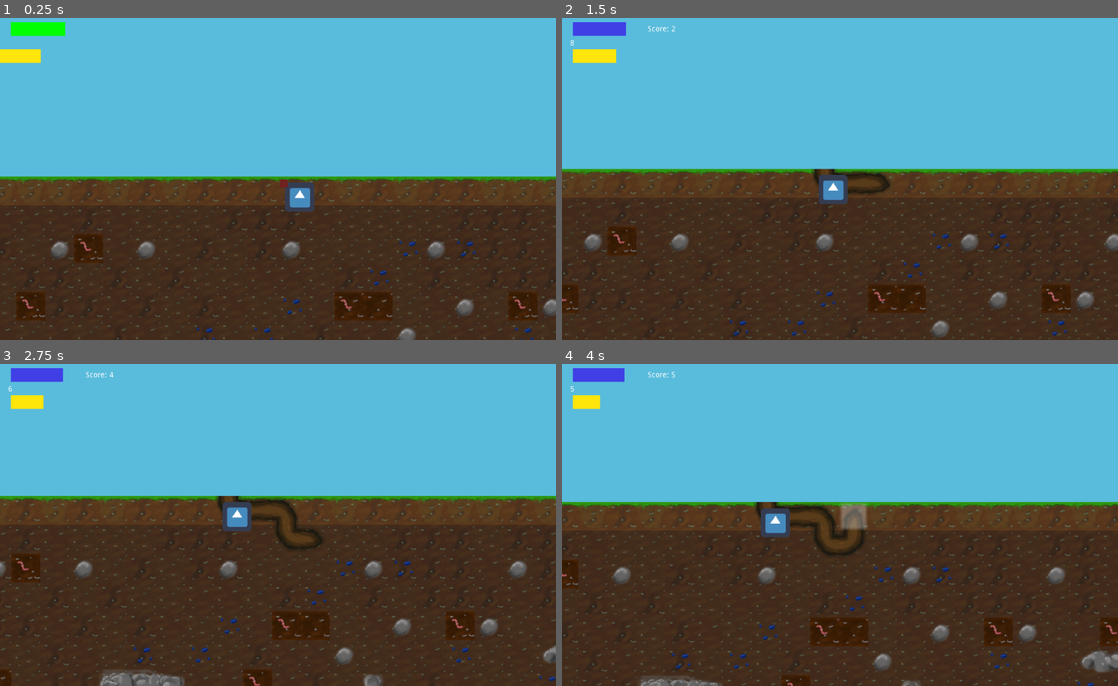
Above: before the commit, frames 1-4 (two rows, left to right).
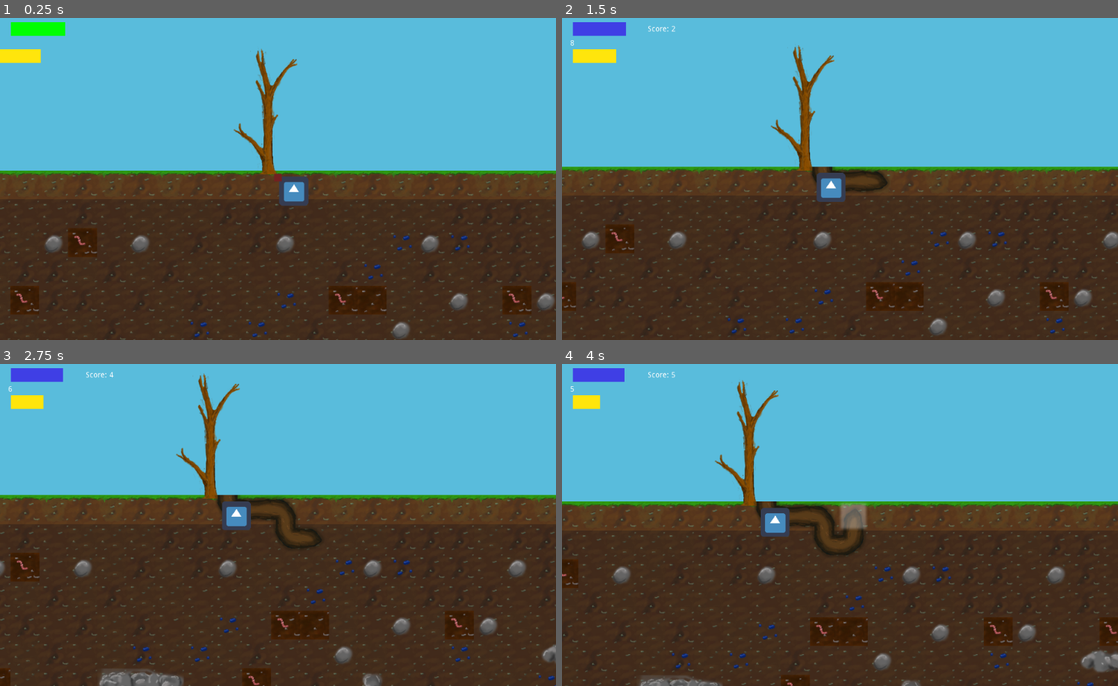
Above: after the commit, the same moments.

Repository: Sushperson/Tree-Simulator-2023
Game: Godot game, scene res://Scenes/World.tscn
The game is run twice, just before and just after one commit, with the same random seed, the same clock (stepped at 60 frames per second) and the same inputs. The engine's default icon, where the game draws it, is replaced by a stand-in: a white triangle on a blue panel in a dark square.
Inputs:
- Up to frame 1 (0.25 s): no input
- Up to frame 2 (1.5 s): tap Enter (ui_accept) at 0.5, 0.6, 0.77, 1.07, 1.35 s; hold D (right) 0.53-1.28 s; hold S (down) from 1.28 s (still down)
- Up to frame 3 (2.75 s): tap Enter (ui_accept) at 1.52, 1.82, 2.1 s; release S (down) at 2.03 s; hold D (right) from 2.03 s (still down)
- Up to frame 4 (4 s): release D (right) at 2.78 s; hold W (up) 2.78-3.53 s; tap Enter (ui_accept) at 2.85, 3.02, 3.32, 3.6, 3.77 s; hold A (left) from 3.53 s (still down)

The runs differ from the first frame. In frame 1, 8.9% of the frame differs, in the area x 0-100%, y 9-100%; in frame 2, 6.7%; in frame 3, 4.3%; in frame 4, 1.5%.

Commit message:
skilltree  v3  auswahl möglich

Diff:
--- a/Tree_sim/Scenes/World.tscn
+++ b/Tree_sim/Scenes/World.tscn
@@ -33,6 +33,7 @@
 [ext_resource path="res://Scripts/RO_Grid.gd" type="Script" id=31]
 [ext_resource path="res://assets/tilemap_sprit/wasser_kacheln2.png" type="Texture" id=32]
 [ext_resource path="res://assets/tilemap_sprit/nerstoffe_kacheln.png" type="Texture" id=33]
+[ext_resource path="res://Scenes/skilltree.tscn" type="PackedScene" id=34]
 
 [sub_resource type="TileSet" id=1]
 0/name = "grade_h.png 0"
@@ -474,6 +475,7 @@
 remote_path = NodePath("../../Camera2D")
 
 [node name="Camera2D" type="Camera2D" parent="."]
+position = Vector2( 16, 16 )
 current = true
 zoom = Vector2( 1.2, 1.2 )
 smoothing_enabled = true
@@ -546,3 +548,5 @@
 [node name="RemoteTransform2D_skilltree" type="RemoteTransform2D" parent="cam_skilltree"]
 remote_path = NodePath("../../Camera2D")
 use_global_coordinates = false
+
+[node name="tree" parent="." instance=ExtResource( 34 )]
--- /dev/null
+++ b/Tree_sim/Scenes/skill_point.tscn
@@ -0,0 +1,27 @@
+[gd_scene load_steps=5 format=2]
+
+[ext_resource path="res://Scripts/skill_point.gd" type="Script" id=1]
+[ext_resource path="res://assets/kreis.png" type="Texture" id=2]
+[ext_resource path="res://assets/kreis_full.png" type="Texture" id=3]
+[ext_resource path="res://assets/kreis_gruen.png" type="Texture" id=4]
+
+[node name="skill_point" type="Node2D"]
+script = ExtResource( 1 )
+
+[node name="Kreis" type="Sprite" parent="."]
+position = Vector2( -1.40001, -2.40001 )
+scale = Vector2( 0.1, 0.1 )
+texture = ExtResource( 2 )
+
+[node name="KreisGruen" type="Sprite" parent="."]
+visible = false
+position = Vector2( -1.4, -2.4 )
+scale = Vector2( 0.1, 0.1 )
+texture = ExtResource( 4 )
+
+[node name="KreisFull" type="Sprite" parent="."]
+visible = false
+position = Vector2( -1.40001, -2.40001 )
+scale = Vector2( 0.1, 0.1 )
+z_index = -3
+texture = ExtResource( 3 )
--- a/Tree_sim/Scenes/skilltree.gd
+++ /dev/null
@@ -1,38 +0,0 @@
-extends Node
-
-
-# Declare member variables here. Examples:
-# var a = 2
-# var b = "text"
-var poskorektur: Vector2 = Vector2(-120,-590)
-var scale_tree = 2
-
-
-var tree_sprite:Array = [["1_stamm","Stamm",4],["2_astLinks","Links",5],["3_oben","Oben",6],["4_ast_rechts","ObenLinks",4]]
-var tree_branches:Array = [[100,101,102,103,104,105],[200,201,202,203,204,205,206,207],[300,301,302,303,304,305,306]]
-# Called when the node enters the scene tree for the first time.
-func get_tree_sprit(var branches:int):
-
-	var index = [-1,-1]
-
-
-func _ready():
-	for n in tree_branches:
-		for nn in n:
-			print(nn,get_tree_sprit(nn))
-
-
-
-
-func set_branches(var branches):
-
-
-	pass
-
-
-func _process(delta):
-	pass
-#	pass
-# Called every frame. 'delta' is the elapsed time since the previous frame.
-#func _process(delta):
-#	pass
--- a/Tree_sim/Scenes/skilltree.tscn
+++ b/Tree_sim/Scenes/skilltree.tscn
@@ -21,9 +21,10 @@
 [ext_resource path="res://assets/baum/skillTree/oben_links2.png" type="Texture" id=19]
 [ext_resource path="res://assets/baum/skillTree/oben_links3.png" type="Texture" id=20]
 [ext_resource path="res://assets/baum/skillTree/stamm5.png" type="Texture" id=21]
-[ext_resource path="res://Scenes/skilltree.gd" type="Script" id=22]
+[ext_resource path="res://Scripts/skilltree.gd" type="Script" id=22]
 [ext_resource path="res://assets/baum/skillTree/links5.png" type="Texture" id=23]
 [ext_resource path="res://assets/baum/skillTree/links6.png" type="Texture" id=24]
+[ext_resource path="res://Scenes/skill_point.tscn" type="PackedScene" id=25]
 
 [node name="Node2D" type="Node2D"]
 script = ExtResource( 22 )
@@ -34,121 +35,169 @@
 
 [node name="Stamm0" type="Sprite" parent="Node/1_stamm"]
 position = Vector2( -90, -385 )
-z_index = -20
+z_index = -5
 texture = ExtResource( 14 )
 
 [node name="Stamm1" type="Sprite" parent="Node/1_stamm"]
-position = Vector2( -90, -385 )
-z_index = -20
+visible = false
+position = Vector2( -90, -385 )
+z_index = -5
 texture = ExtResource( 15 )
 
 [node name="Stamm2" type="Sprite" parent="Node/1_stamm"]
-position = Vector2( -90, -385 )
-z_index = -20
+visible = false
+position = Vector2( -90, -385 )
+z_index = -5
 texture = ExtResource( 16 )
 
 [node name="Stamm3" type="Sprite" parent="Node/1_stamm"]
-position = Vector2( -90, -385 )
-z_index = -20
+visible = false
+position = Vector2( -90, -385 )
+z_index = -5
 texture = ExtResource( 17 )
 
 [node name="Stamm4" type="Sprite" parent="Node/1_stamm"]
-position = Vector2( -90, -385 )
-z_index = -20
+visible = false
+position = Vector2( -90, -385 )
+z_index = -5
 texture = ExtResource( 21 )
 
 [node name="2_astLinks" type="Node" parent="Node"]
 
 [node name="Links0" type="Sprite" parent="Node/2_astLinks"]
 position = Vector2( -90, -385 )
-z_index = -20
+z_index = -5
 texture = ExtResource( 2 )
 
 [node name="Links1" type="Sprite" parent="Node/2_astLinks"]
-position = Vector2( -90, -385 )
-z_index = -20
+visible = false
+position = Vector2( -90, -385 )
+z_index = -5
 texture = ExtResource( 4 )
 
 [node name="Links2" type="Sprite" parent="Node/2_astLinks"]
-position = Vector2( -90, -385 )
-z_index = -20
+visible = false
+position = Vector2( -90, -385 )
+z_index = -5
 texture = ExtResource( 5 )
 
 [node name="Links3" type="Sprite" parent="Node/2_astLinks"]
-position = Vector2( -90, -385 )
-z_index = -20
+visible = false
+position = Vector2( -90, -385 )
+z_index = -5
 texture = ExtResource( 6 )
 
 [node name="Links4" type="Sprite" parent="Node/2_astLinks"]
-position = Vector2( -90, -385 )
-z_index = -20
+visible = false
+position = Vector2( -90, -385 )
+z_index = -5
 texture = ExtResource( 23 )
 
 [node name="Links5" type="Sprite" parent="Node/2_astLinks"]
-position = Vector2( -90, -385 )
-z_index = -20
+visible = false
+position = Vector2( -90, -385 )
+z_index = -5
 texture = ExtResource( 24 )
 
 [node name="3_oben" type="Node" parent="Node"]
 
 [node name="Oben0" type="Sprite" parent="Node/3_oben"]
 position = Vector2( -90, -385 )
-z_index = -20
+z_index = -5
 texture = ExtResource( 13 )
 
 [node name="Oben1" type="Sprite" parent="Node/3_oben"]
-position = Vector2( -90, -385 )
-z_index = -20
+visible = false
+position = Vector2( -90, -385 )
+z_index = -5
 texture = ExtResource( 9 )
 
 [node name="Oben2" type="Sprite" parent="Node/3_oben"]
-position = Vector2( -90, -385 )
-z_index = -20
+visible = false
+position = Vector2( -90, -385 )
+z_index = -5
 texture = ExtResource( 10 )
 
 [node name="Oben3" type="Sprite" parent="Node/3_oben"]
-position = Vector2( -90, -385 )
-z_index = -20
+visible = false
+position = Vector2( -90, -385 )
+z_index = -5
 texture = ExtResource( 11 )
 
 [node name="Oben4" type="Sprite" parent="Node/3_oben"]
-position = Vector2( -90, -385 )
-z_index = -20
+visible = false
+position = Vector2( -90, -385 )
+z_index = -5
 texture = ExtResource( 12 )
 
 [node name="Oben5" type="Sprite" parent="Node/3_oben"]
-position = Vector2( -90, -385 )
-z_index = -20
+visible = false
+position = Vector2( -90, -385 )
+z_index = -5
 texture = ExtResource( 3 )
 
 [node name="Oben6" type="Sprite" parent="Node/3_oben"]
-position = Vector2( -90, -385 )
-z_index = -20
+visible = false
+position = Vector2( -90, -385 )
+z_index = -5
 texture = ExtResource( 1 )
 
 [node name="4_ast_rechts" type="Node" parent="Node"]
 
 [node name="ObenLinks0" type="Sprite" parent="Node/4_ast_rechts"]
-position = Vector2( -90, -385 )
-z_index = -20
+visible = false
+position = Vector2( -90, -385 )
+z_index = -5
 texture = ExtResource( 18 )
 
 [node name="ObenLinks1" type="Sprite" parent="Node/4_ast_rechts"]
-position = Vector2( -90, -385 )
-z_index = -20
+visible = false
+position = Vector2( -90, -385 )
+z_index = -5
 texture = ExtResource( 19 )
 
 [node name="ObenLinks2" type="Sprite" parent="Node/4_ast_rechts"]
-position = Vector2( -90, -385 )
-z_index = -20
+visible = false
+position = Vector2( -90, -385 )
+z_index = -5
 texture = ExtResource( 20 )
 
 [node name="ObenLinks3" type="Sprite" parent="Node/4_ast_rechts"]
-position = Vector2( -90, -385 )
-z_index = -20
+visible = false
+position = Vector2( -90, -385 )
+z_index = -5
 texture = ExtResource( 7 )
 
 [node name="ObenLinks4" type="Sprite" parent="Node/4_ast_rechts"]
-position = Vector2( -90, -385 )
-z_index = -20
+visible = false
+position = Vector2( -90, -385 )
+z_index = -5
 texture = ExtResource( 8 )
+
+[node name="punkte" type="Node" parent="Node"]
+
+[node name="skill_point" parent="Node/punkte" instance=ExtResource( 25 )]
+visible = false
+position = Vector2( -8, -27 )
+
+[node name="skill_point01" parent="Node/punkte/skill_point" instance=ExtResource( 25 )]
+visible = false
+position = Vector2( -50, -53 )
+links = true
+
+[node name="skill_point02" parent="Node/punkte/skill_point" instance=ExtResource( 25 )]
+visible = false
+position = Vector2( 4, -90 )
+oben = true
+rechts = true
+
+[node name="skill_point21" parent="Node/punkte/skill_point/skill_point02" instance=ExtResource( 25 )]
+visible = false
+position = Vector2( -15, -118 )
+links = true
+oben = true
+
+[node name="skill_point22" parent="Node/punkte/skill_point/skill_point02" instance=ExtResource( 25 )]
+visible = false
+position = Vector2( 40, -96 )
+rechts = true
--- a/Tree_sim/Scripts/World.gd
+++ b/Tree_sim/Scripts/World.gd
@@ -69,9 +69,13 @@
 func change_mode(mode):
 
 	if in_spiel_modus == spiel_modi.skilltree and not mode == spiel_modi.skilltree:
+		# verlasse skilltree
+		get_node("tree").skiil_verlassen()
 		get_node("Player/RemoteTransform2D2").update_position = true
 		get_node("cam_skilltree/RemoteTransform2D_skilltree").update_position = false
 	elif mode == spiel_modi.skilltree:
+		# gehe in skilltree
+		get_node("tree").skill_tree_aktiv()
 		get_node("Player/RemoteTransform2D2").update_position = false
 		get_node("cam_skilltree").position = get_node("Player").position
 		get_node("cam_skilltree/RemoteTransform2D_skilltree").update_position = true
--- /dev/null
+++ b/Tree_sim/Scripts/skill_point.gd
@@ -0,0 +1,53 @@
+extends Node2D
+
+
+# Declare member variables here. Examples:
+# var a = 2
+# var b = "text"
+var aktiv: bool = false
+var ausgewaehlt: bool = false
+
+var tree_index:int = -10
+var tree_nextpoint:Array = []
+var von_index:int = -10
+
+export var links:bool = false
+export var oben:bool = false
+export var rechts:bool = false
+
+export var beschreibungs_text = ''
+export var kosten_nerstoffe: int  = 10
+# Called when the node enters the scene tree for the first time.
+func _ready():
+	pass # Replace with function body.
+
+func skill_aktiviren():
+	pass
+
+func skill_punkt_anzeigen():
+	get_node(".").visible = true
+	if aktiv:
+		get_node("KreisFull").visible = true
+	else:
+		get_node("Kreis").visible = true
+
+func skill_punkt_ausblenden():
+	get_node(".").visible = false
+	get_node("KreisFull").visible = false
+	get_node("KreisGruen").visible = false
+
+
+func kaufen(var remaining_current_root_tiles):
+	if kosten_nerstoffe <= remaining_current_root_tiles:
+		aktiv = true
+		get_node("KreisFull").visible = true
+	return remaining_current_root_tiles-kosten_nerstoffe
+
+func auswaehlen():
+	get_node("KreisGruen").visible = true
+	pass
+
+
+# Called every frame. 'delta' is the elapsed time since the previous frame.
+#func _process(delta):
+#	pass
--- /dev/null
+++ b/Tree_sim/Scripts/skilltree.gd
@@ -0,0 +1,139 @@
+extends Node
+
+
+# Declare member variables here. Examples:
+# var a = 2
+# var b = "text"
+var poskorektur: Vector2 = Vector2(-120,-590)
+var scale_tree = 2
+
+var in_skill_modus:bool = false
+
+var tree_sprite:Array = [["1_stamm","Stamm",4],["2_astLinks","Links",5],["3_oben","Oben",6],["4_ast_rechts","ObenLinks",4]]
+var tree_branches:Array = [[100,101,102,103,104,105],[200,201,202,203,204,205,206],[300,301,302,303,304]]
+var free_skiel:Array = []
+var punkte: Array = ['Node/punkte/Kreis','Full']
+
+var stamm_leve: int = 0
+
+var in_skill = ''
+# Called when the node enters the scene tree for the first time.
+
+
+func skiil_verlassen():
+	in_skill_modus =false
+	in_skill = 'Node/punkte/skill_point'
+	get_node(in_skill).visible = false
+	pass
+
+func skill_tree_aktiv():
+	in_skill_modus =true
+	in_skill = 'Node/punkte/skill_point'
+
+	get_node(in_skill).visible = true
+	get_node(in_skill).auswaehlen()
+	pass
+
+
+func _ready():
+	var index = 100
+	var laufindex = 0
+	for i in get_node('Node/punkte').get_children():
+		i.tree_index = int(index+laufindex)
+		laufindex += 1
+		for ii in get_node('Node/punkte/'+i.name).get_children():
+			print(ii.get_path())
+			if ii.name == "skill_point":
+				ii.tree_index = int(index+laufindex)
+				laufindex += 1
+		index += 100
+
+	for n in tree_branches:
+		free_skiel.append([])
+		for nn in n:
+			free_skiel[-1].append(false)
+			#set_branches(nn)
+
+
+func gehe_zu_skill(var gehe_zu):
+	# 3 = links, 0 = oben , 1 = rechts ,2 = zurück
+
+
+	#if my_path.length ( ) < in_skill.length():
+		#if my_path == in_skill.substr(0,my_path.length()):
+			#in_skill = in_skill.substr(my_path.length(),-1)
+	print(in_skill)
+
+	if gehe_zu == 2:
+		if get_node(in_skill).get_parent().name.length() >= "skill_point".length():
+			if get_node(in_skill).get_parent().name.substr(0,"skill_point".length()) == "skill_point":
+				get_node(in_skill).skill_punkt_ausblenden()
+				in_skill = get_node(in_skill).get_parent().get_path()
+	for child_skill in get_node(in_skill).get_children():
+		if child_skill.name.length() >= "skill_point".length():
+			if child_skill.name.substr(0,"skill_point".length()) == "skill_point":
+				child_skill.skill_punkt_anzeigen()
+				if get_node(in_skill).aktiv:
+					if child_skill.links == true and gehe_zu == 3:
+						in_skill = child_skill.get_path()
+						get_node(in_skill).auswaehlen()
+					elif child_skill.oben == true and gehe_zu == 0:
+						in_skill = child_skill.get_path()
+						get_node(in_skill).auswaehlen()
+					elif child_skill.rechts == true and gehe_zu == 1:
+						in_skill = child_skill.get_path()
+						get_node(in_skill).auswaehlen()
+
+
+
+func kaufen():
+	get_node(in_skill).kaufen(100)
+
+
+
+func set_branches(var branches):
+	var ast:int = int(branches/100)-1
+	var schrit:int = branches-(ast+1)*100
+	if ast < len(tree_branches):
+		if tree_branches[ast].has(branches):
+			if ast == 0:
+				var tsi = 1
+				var name_sprite = 'Node/'+str(tree_sprite[tsi][0])+'/'+str(tree_sprite[tsi][1])+str(schrit)
+				get_node(name_sprite).visible = true
+			elif ast == 1:
+				var tsi = 2
+				var name_sprite = 'Node/'+str(tree_sprite[tsi][0])+'/'+str(tree_sprite[tsi][1])+str(schrit)
+				get_node(name_sprite).visible = true
+				if schrit > stamm_leve+1 and stamm_leve < tree_sprite[0][2]:
+					stamm_leve +=1
+					name_sprite = 'Node/'+str(tree_sprite[0][0])+'/'+str(tree_sprite[0][1])+str(stamm_leve)
+					get_node(name_sprite).visible = true
+			elif ast == 2:
+				var tsi = 3
+				var name_sprite = 'Node/'+str(tree_sprite[tsi][0])+'/'+str(tree_sprite[tsi][1])+str(schrit)
+				get_node(name_sprite).visible = true
+				if schrit > stamm_leve+1 and stamm_leve < tree_sprite[0][2]:
+					stamm_leve +=1
+					name_sprite = 'Node/'+str(tree_sprite[0][0])+'/'+str(tree_sprite[0][1])+str(stamm_leve)
+					get_node(name_sprite).visible = true
+			pass
+
+
+
+
+func _process(delta):
+	if in_skill_modus:
+		if Input.is_action_just_pressed("right"):
+			gehe_zu_skill(1)
+		elif Input.is_action_just_pressed("down"):
+			gehe_zu_skill(2)
+		elif Input.is_action_just_pressed("left"):
+			gehe_zu_skill(3)
+		elif Input.is_action_just_pressed("up"):
+			gehe_zu_skill(0)
+		elif Input.is_action_just_pressed("ui_accept"):
+			kaufen()
+#	pass
+# Called every frame. 'delta' is the elapsed time since the previous frame.
+#func _process(delta):
+#	pass
Not shown: 1 places in Tree_sim/Scenes/World.tscn that only renumber resources
Not shown: 1 places in Tree_sim/Scenes/skilltree.tscn that only renumber resources
Binary file added: Tree_sim/assets/kreis.png
Not shown, added: Tree_sim/assets/kreis.png.import
Binary file added: Tree_sim/assets/kreis_full.png
Not shown, added: Tree_sim/assets/kreis_full.png.import
Binary file added: Tree_sim/assets/kreis_gruen.png
Not shown, added: Tree_sim/assets/kreis_gruen.png.import
